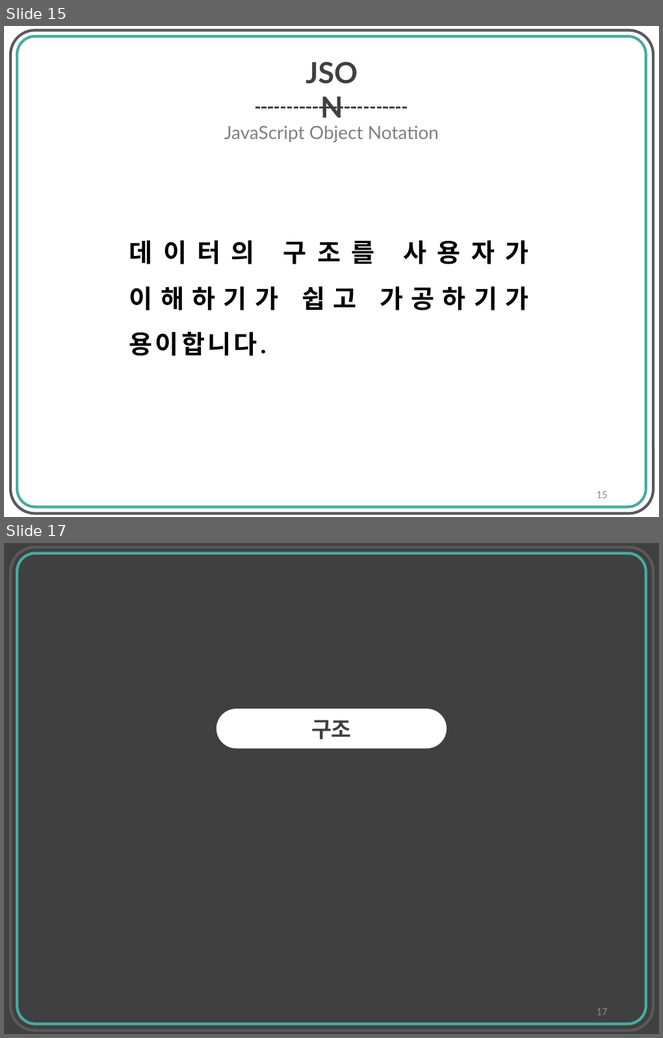
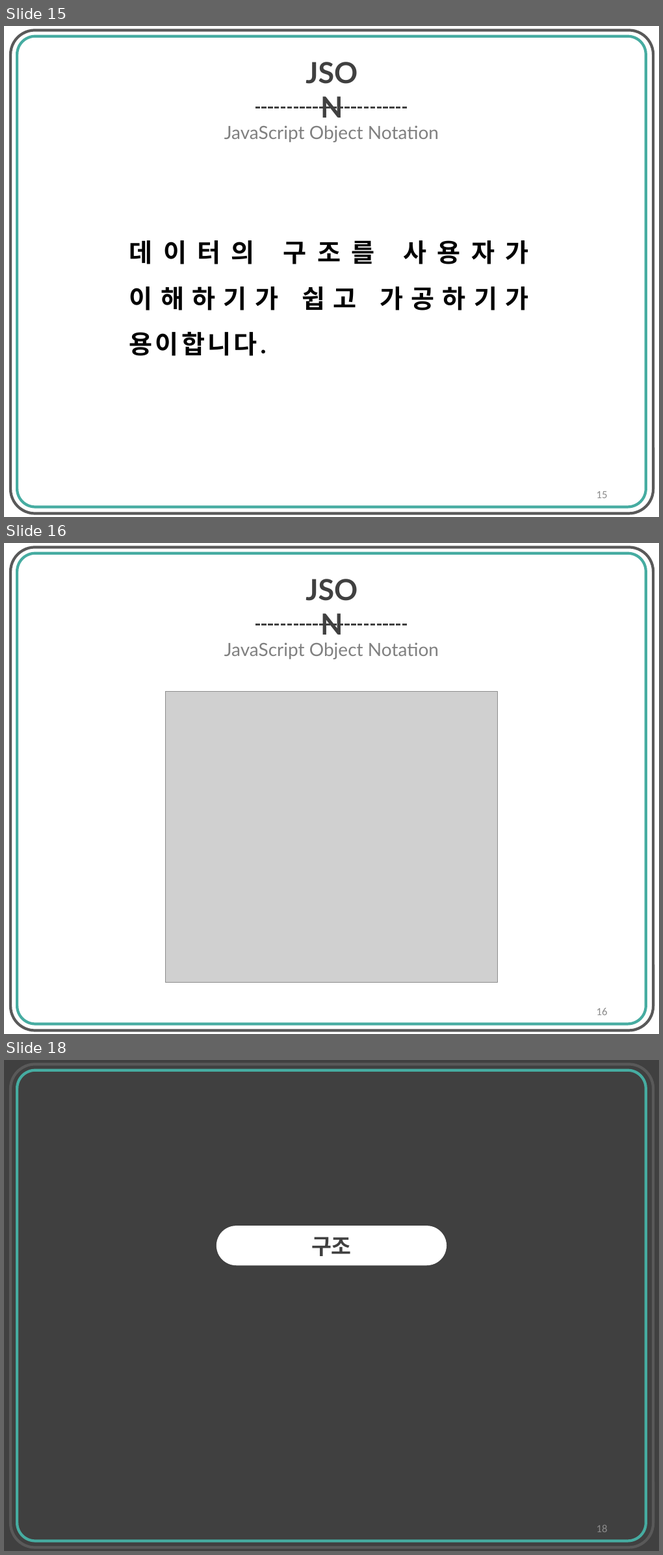
Before and after one commit to ToTo-Mo/Elasticsearch-Tutorial, a slide deck: Elasticsearch 기초 다지기.pptx. Shown one above the other, each under a label of ours: slides 15 and 17 before the commit, slides 15, 16 and 18 after it; the slides between them are not shown. The pictures are 663x1038 and 663x1555 pixels, drawn with LibreOffice and Linux fonts; fonts in the diff are those of the drawing; grey boxes stand for pictures. Boxes give left, top, right and bottom in pixels: in the first picture for what was removed or moved away, otherwise in the second. Text is boxed around its words. In the diff, an @@ line names an element or a change of style, - is before the commit and + after.

```diff
--- a/Elasticsearch 기초 다지기.pptx
+++ b/Elasticsearch 기초 다지기.pptx
@@ slide 16 added at <box>4,543,659,1034</box>, background #FFFFFF @@
@@ rounded rectangle added at <box>10,547,653,1031</box>, outline #595959 3 pt @@
@@ rounded rectangle added at <box>17,553,646,1025</box>, outline #46ACA1 3 pt @@
@@ text added at <box>289,568,375,610</box>, 32 pt, text #404040, bold @@
+JSON
@@ line added from (256, 624) to (408, 624), #404040 1.75 pt dashed @@
@@ text added at <box>224,642,439,659</box>, 20 pt, text #808080 @@
+JavaScript Object Notation
@@ picture added at <box>165,692,497,982</box> @@
@@ page number added at <box>597,1008,608,1016</box>, 12 pt, text #8C8C8C @@
+16
@@ what was slide 17 is now slide 18 @@
@@ page number at <box>597,1525,608,1533</box>: text changed @@
-17
+18
```
Also in this commit, not shown: 5 slides changed.
